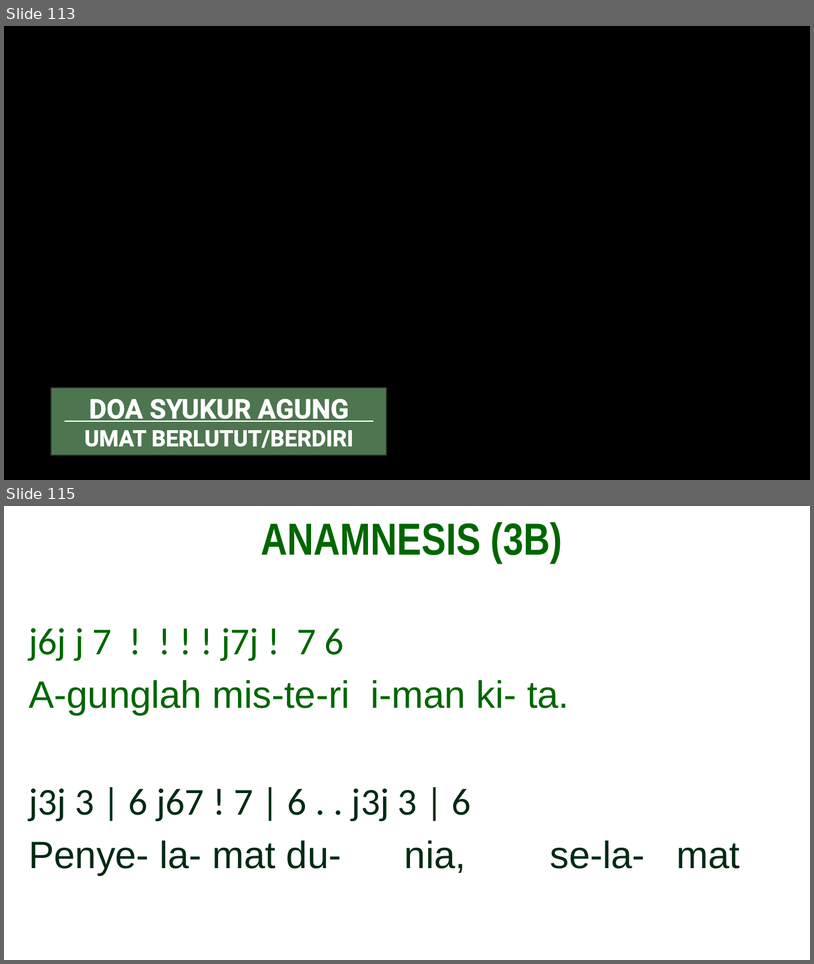
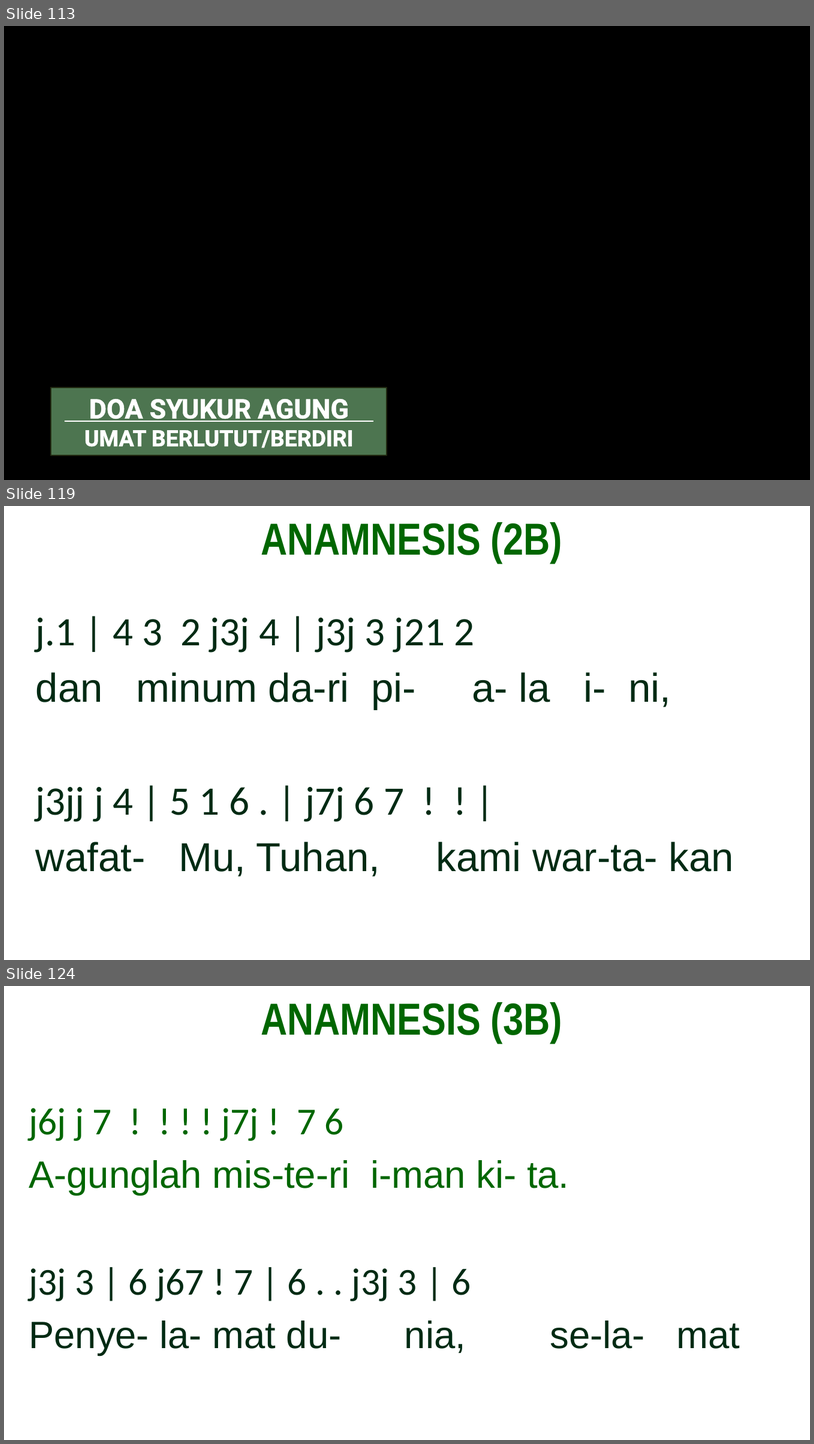
Before and after one commit to JasonEvan/Mikael-PPT-Maker, a slide deck: app/template/Template_PPT_OBS_Hijau.pptx. Shown one above the other, each under a label of ours: slides 113 and 115 before the commit, slides 113, 119 and 124 after it; the slides between them are not shown. The pictures are 814x964 and 814x1444 pixels, drawn with LibreOffice and Linux fonts; fonts in the diff are those of the drawing; background and template pictures are left out. Boxes give left, top, right and bottom in pixels: in the first picture for what was removed or moved away, otherwise in the second. Text is boxed around its words. In the diff, an @@ line names an element or a change of style, - is before the commit and + after.

Commit message:
feat: add anamnesis that dynamically chosen based on docx on OBS template

```diff
--- a/app/template/Template_PPT_OBS_Hijau.pptx
+++ b/app/template/Template_PPT_OBS_Hijau.pptx
@@ slide 119 added at (4,506,810,960), background picture (left out) @@
@@ text added at (261,522,563,562), 40 pt, text #006600, bold @@
+ANAMNESIS (2B)
@@ text added at (36,617,734,876), 36 pt, text #002A13 @@
+j.1 | 4 3 2 j3j 4 | j3j 3 j21 2
+dan minum da-ri pi- a- la i- ni,
+j3jj j 4 | 5 1 6 . | j7j 6 7 ! ! |
+wafat- Mu, Tuhan, kami war-ta- kan
@@ what was slide 115 is now slide 124 @@
```
Also in this commit, not shown: 8 other slides added, 5 other files.
